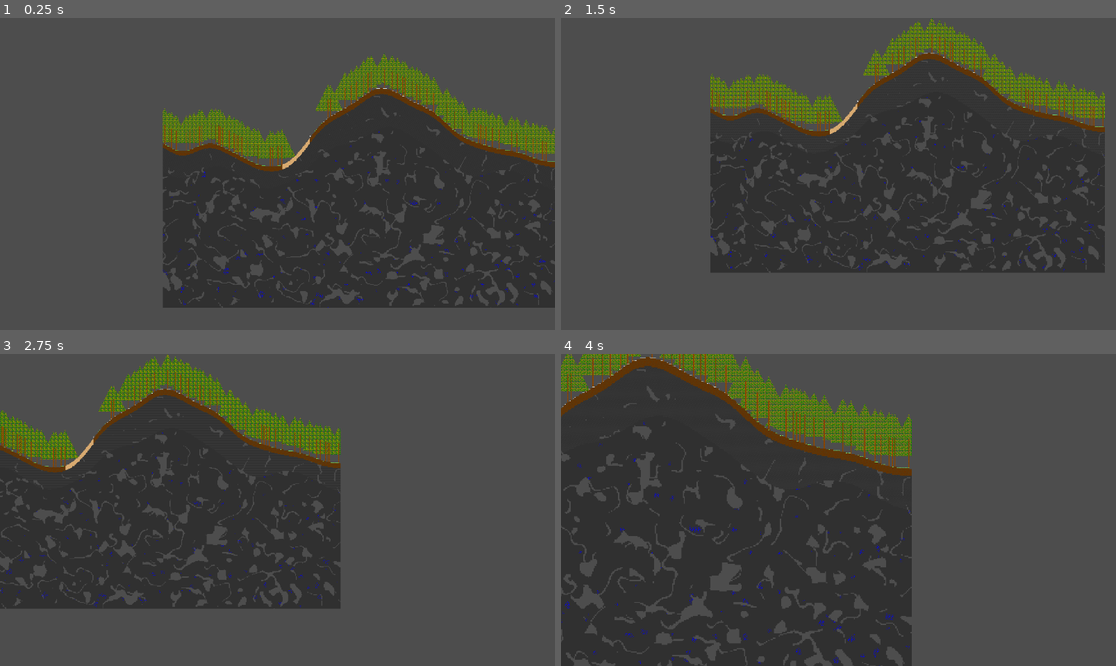
Above: before the commit, frames 1-4 (two rows, left to right).
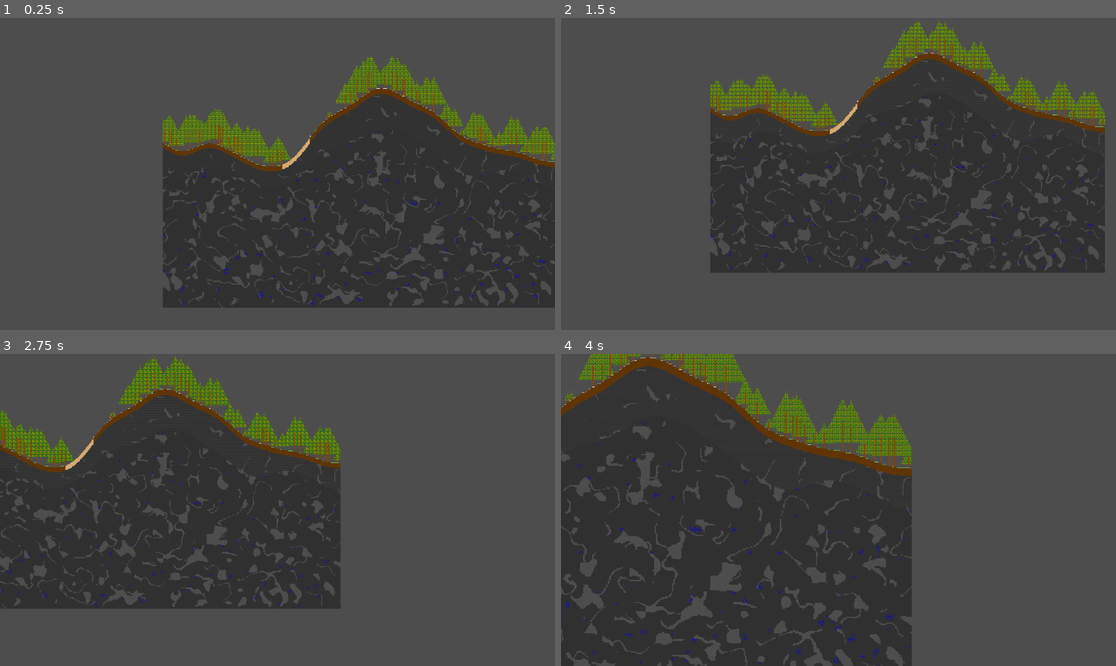
Above: after the commit, the same moments.

Repository: TwigGlenn4/BlockForge
Game: Godot game, scene res://scenes/GameScene/game_scene.tscn
The game is run twice, just before and just after one commit, with the same random seed, the same clock (stepped at 60 frames per second) and the same inputs.
Inputs (mouse positions are in pixels of both pictures, inside the frame that each line leads up to):
- Up to frame 1 (0.25 s): no input
- Up to frame 2 (1.5 s): tap Enter (ui_accept) at 0.5, 0.77 s; move the mouse to (960, 158) at 0.52 s; hold Down (camera_pan_down) 0.53-1.28 s; move the mouse to (727, 189) at 1.27 s; tap Left (camera_pan_left) at 1.35 s
- Up to frame 3 (2.75 s): tap Enter (ui_accept) at 1.52, 2 s; move the mouse to (333, 441) at 2.02 s; hold Right (camera_pan_right) from 2.03 s (still down)
- Up to frame 4 (4 s): move the mouse to (810, 572) at 2.77 s; release Right (camera_pan_right) at 2.78 s; tap Up (camera_pan_up) at 2.85 s; tap Enter (ui_accept) at 3.02, 3.5, 3.77 s; move the mouse to (1005, 556) at 3.52 s; hold = (camera_zoom_in) from 3.53 s (still down)

The runs differ from the first frame. In frame 1, 1.7% of the frame differs, in the area x 29-100%, y 11-47%; in frame 2, 1.6%; in frame 3, 1.5%; in frame 4, 2.1%, in the area x 0-64%, y 0-36%.

Commit message:
Fixed trees always at max height

Diff:
--- a/classes/worldgen_v2.gd
+++ b/classes/worldgen_v2.gd
@@ -145,7 +145,7 @@
 
 	var feature_trees = Helpers.noise_array_1d( noise.trees, Chunk.WIDTH, chunk_num*Chunk.WIDTH )
 	var tree_placement = Helpers.array_local_max(feature_trees)
-	var tree_height = Helpers.array_scale(feature_trees, WG_Settings.TREE_HEIGHT_MAX, WG_Settings.TREE_HEIGHT_MAX)
+	var tree_height = Helpers.array_scale(feature_trees, WG_Settings.TREE_HEIGHT_MAX, WG_Settings.TREE_HEIGHT_MIN)
 
 
 	for x in Chunk.WIDTH:
